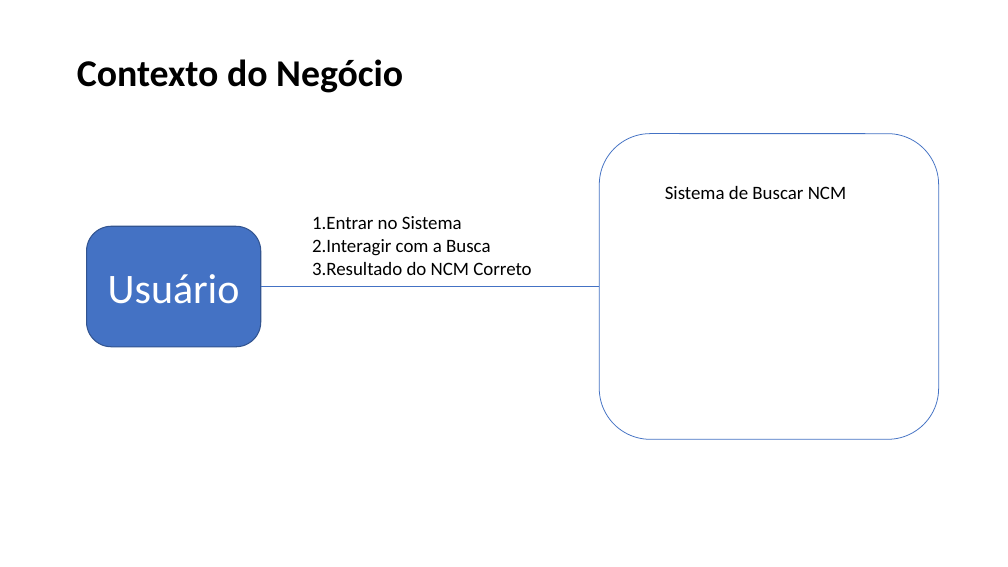
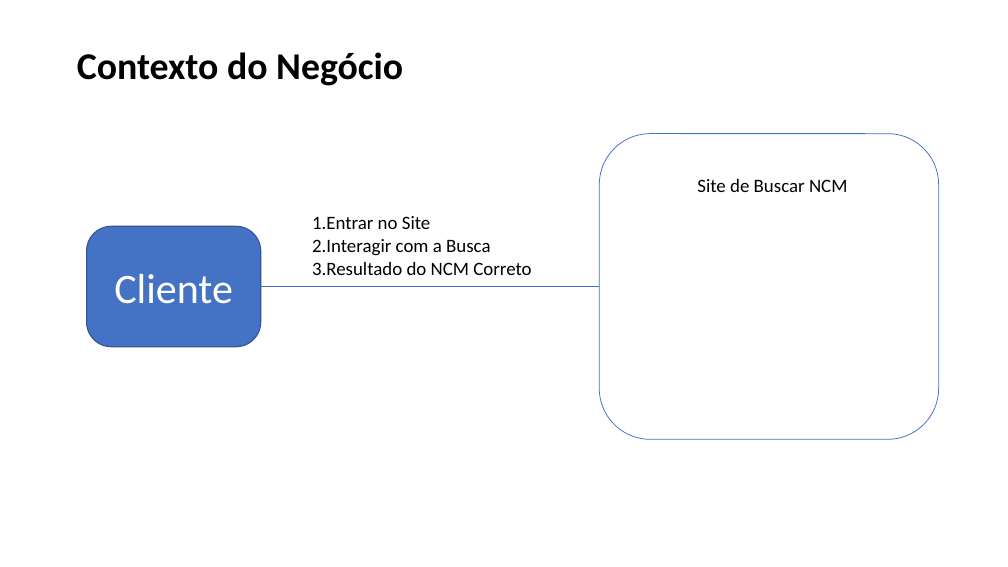
Before and after one commit to Lost-in-Logic/NCM_Search, a slide deck: slide 1 of 15. Arquitetura de Negócio para cada Cenário.pptx. Drawn at 1008x567 pixels with LibreOffice and Linux fonts; fonts in the diff are those of the drawing. Boxes give left, top, right and bottom in pixels: in the first picture for what was removed or moved away, otherwise in the second. Text is boxed around its words. In the diff, an @@ line names an element or a change of style, - is before the commit and + after.

```diff
--- a/15. Arquitetura de Negócio para cada Cenário.pptx
+++ b/15. Arquitetura de Negócio para cada Cenário.pptx
@@ text "Contexto do Negócio": place and size @@
-text "Contexto do Negócio" at bbox=[77, 59, 403, 93]
+text "Contexto do Negócio" at bbox=[77, 52, 403, 86]
@@ text at bbox=[697, 179, 847, 192]: text changed @@
-Sistema de Buscar NCM
+Site de Buscar NCM
@@ text at bbox=[312, 216, 431, 229]: text changed @@
-1.Entrar no Sistema
+1.Entrar no Site
@@ text in rounded rectangle at bbox=[114, 274, 233, 304]: text changed @@
-Usuário
+Cliente
```
Also in this commit, not shown: 4 other slides changed, 2 other files.
